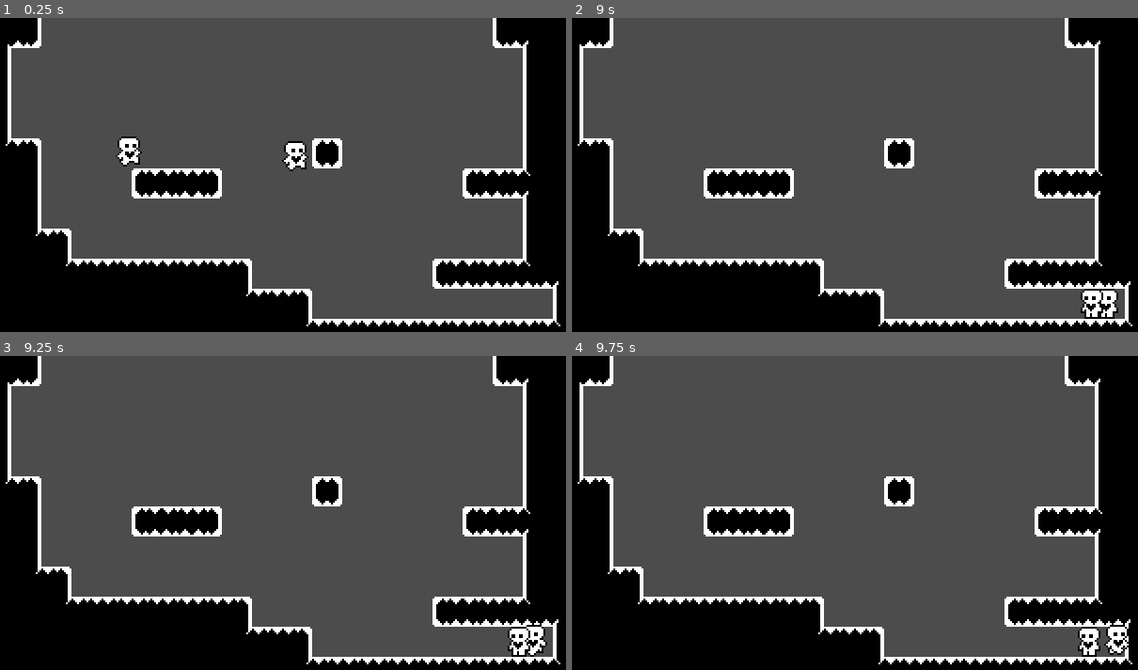
Above: before the commit, frames 1-4 (two rows, left to right).
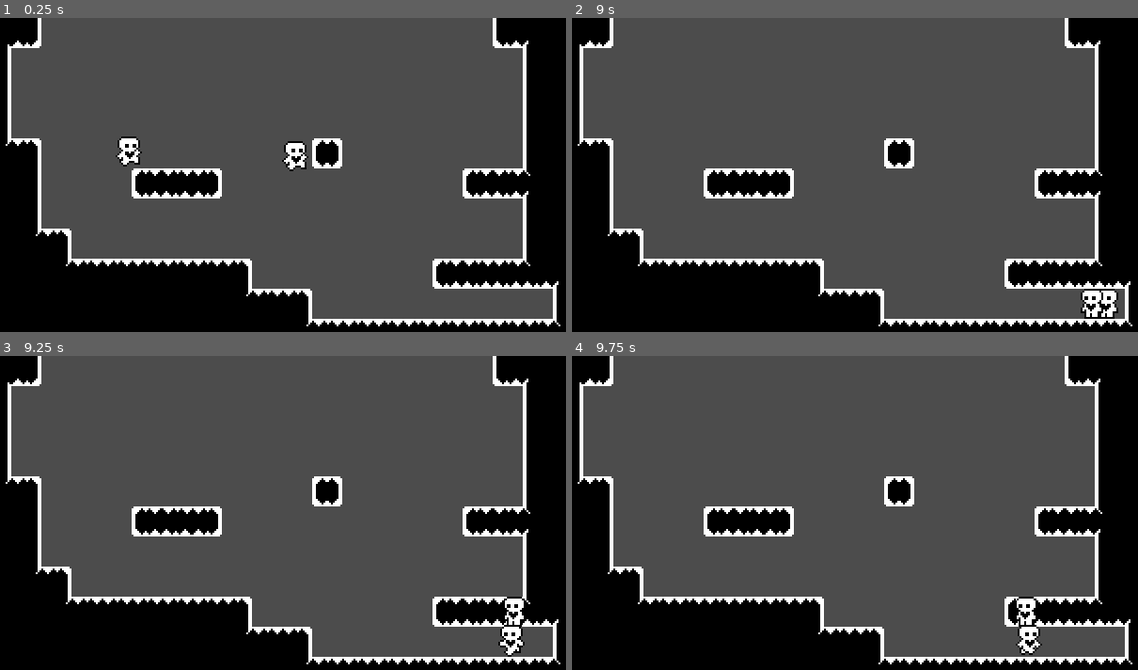
Above: after the commit, the same moments.

Repository: MarianZuska/stack-em-up
Game: Godot game, scene res://Main.tscn
Two runs of this game, one before a commit and one after it. Both use one fixed random seed, a clock stepped at 60 frames per second and the inputs below.
Inputs:
- Up to frame 1 (0.25 s): no input
- Up to frame 2 (9 s): hold D (right) 0.53-2.03 s; tap E (merge_characters) at 0.6, 2.3, 2.85, 4.55, 5.1, 6.8, 7.35 s; tap W (up) at 0.77, 1.52, 3.02, 3.77, 4.52, 6.02, 6.77, 7.52 s; tap Tab (swap_character) at 0.8, 1.35, 3.05, 3.6, 5.3, 5.85, 7.55, 8.1 s; tap Q (unmerge_characters) at 1.55, 2.1, 3.8, 4.35, 6.05, 6.6, 8.3, 8.85 s; hold A (left) 2.03-4.28 s; hold D (right) 4.28-8.03 s; hold A (left) from 8.03 s (still down)
- Up to frame 3 (9.25 s): keep holding A (left); tap W (up) at 9.02 s; tap E (merge_characters) at 9.05 s
- Up to frame 4 (9.75 s): release A (left) at 9.53 s; hold D (right) from 9.53 s (still down); tap E (merge_characters) at 9.6 s

Frames 1-2 are identical in both runs. In frame 3, 0.8% of the frame differs, in the area x 88-97%, y 76-96%; in frame 4, 1.1%, in the area x 78-99%, y 76-96%.

Commit message:
Players now can stack on top of each other

Diff:
--- a/Main.tscn
+++ b/Main.tscn
@@ -462,7 +462,7 @@
 tile_data = PoolIntArray( -2, 0, 0, -1, 0, 1, -65536, 0, 1, -65535, 0, 5, -65534, 0, 196610, -65520, 0, 196608, -65519, …(2715 unchanged characters)…
 
 [node name="PlayerController" parent="." instance=ExtResource( 1 )]
-players = [ NodePath("../Player"), NodePath("../Player2") ]
+player_root_nodes = [ NodePath("../Player"), NodePath("../Player2") ]
 
 [node name="Player" parent="." instance=ExtResource( 3 )]
 position = Vector2( 78.6238, 38.2608 )
--- a/Player.gd
+++ b/Player.gd
@@ -47,9 +47,16 @@
 onready var anchor = get_node("../Anchor")
 onready var parent = get_owner()
 
+export var canMove = true
+export var isControlled = true
+var playerOnTop = null
+
 func _physics_process(delta):
-	if parent.get("canMove"):
-		if parent.get("isControlled"):
+	if playerOnTop != null:
+		var pos = get_global_position() + Vector2(0, -16)
+		playerOnTop.set_global_position(pos)
+	if canMove:
+		if isControlled:
 			run(delta)
 			jump(delta)
 			dash()
--- a/Player.tscn
+++ b/Player.tscn
@@ -1,8 +1,7 @@
-[gd_scene load_steps=9 format=2]
+[gd_scene load_steps=8 format=2]
 
 [ext_resource path="res://Player.png" type="Texture" id=1]
 [ext_resource path="res://Player.gd" type="Script" id=2]
-[ext_resource path="res://PlayerRoot.gd" type="Script" id=3]
 
 [sub_resource type="RectangleShape2D" id=1]
 extents = Vector2( 3.97122, 7.361 )
@@ -71,7 +70,6 @@
 }
 
 [node name="PlayerRoot" type="Node2D"]
-script = ExtResource( 3 )
 
 [node name="Player" type="KinematicBody2D" parent="."]
 script = ExtResource( 2 )
@@ -79,6 +77,7 @@
 [node name="Sprite" type="Sprite" parent="Player"]
 texture = ExtResource( 1 )
 hframes = 8
+frame = 7
 
 [node name="CollisionShape2D" type="CollisionShape2D" parent="Player"]
 position = Vector2( 0, 2.588 )
--- a/PlayerController.gd
+++ b/PlayerController.gd
@@ -5,7 +5,7 @@
 # var a: int = 2
 # var b: String = "text"
 
-export(Array, NodePath) var players = []
+export(Array, NodePath) var player_root_nodes = []
 var currently_active_index = 0
 
 
@@ -14,30 +14,45 @@
 	_activate_player()
 
 func _activate_player():
+	var players = _get_players()
 	for index in range(len(players)):
-		var player = get_node(players[index])
-		player.set("isControlled", index == currently_active_index)
+		players[index].set("isControlled", index == currently_active_index)
 
-func _merge_players():
-	var curr_player = get_node(players[currently_active_index])
+func _merge_player(curr_player):
 	for player in _get_players(false):
-		var dist = curr_player.get_position().distance_to(player.get_position())
-		#if true: # Check distance
-		#	player.set("canMove", false)
+		var dist = curr_player.get_global_position().distance_to(player.get_global_position())
+		if abs(dist) < 20:
+			player.set("canMove", false)
+			player.get_child(1).disabled = true
+			curr_player.playerOnTop = player
+
+func _unmerge_player(curr_player):
+	var player = curr_player.playerOnTop
+	if player != null:
+		_unmerge_player(curr_player.playerOnTop)
+		player.set("canMove", true)
+		player.get_child(1).disabled = false
+		curr_player.playerOnTop = null
+
+func _get_current_player():
+	return _get_players()[currently_active_index]
 
 func _get_players(include_active=true):
 	var player_list = []
-	for index in range(len(players)):
+	for index in range(len(player_root_nodes)):
 		if not include_active && currently_active_index == index:
 			continue
-		player_list.append(get_node(players[index]))
+		player_list.append(get_node(player_root_nodes[index]).get_child(0))
 	return player_list
 
 
 # Called every frame. 'delta' is the elapsed time since the previous frame.
 func _process(delta: float) -> void:
 	if Input.is_action_just_pressed("swap_character"):
-		currently_active_index = (currently_active_index + 1) % len(players)
+		currently_active_index += 1
+		currently_active_index %= len(player_root_nodes)
 		_activate_player()
 	if Input.is_action_just_pressed("merge_characters"):
-		_merge_players()
+		_merge_player(_get_current_player())
+	if Input.is_action_just_pressed("unmerge_characters"):
+		_unmerge_player(_get_current_player())
--- a/PlayerRoot.gd
+++ /dev/null
@@ -1,18 +0,0 @@
-extends Node2D
-
-
-# Declare member variables here. Examples:
-# var a: int = 2
-# var b: String = "text"
-
-export var canMove = true
-export var isControlled = true
-
-# Called when the node enters the scene tree for the first time.
-func _ready() -> void:
-	pass # Replace with function body.
-
-
-# Called every frame. 'delta' is the elapsed time since the previous frame.
-#func _process(delta: float) -> void:
-#	pass
